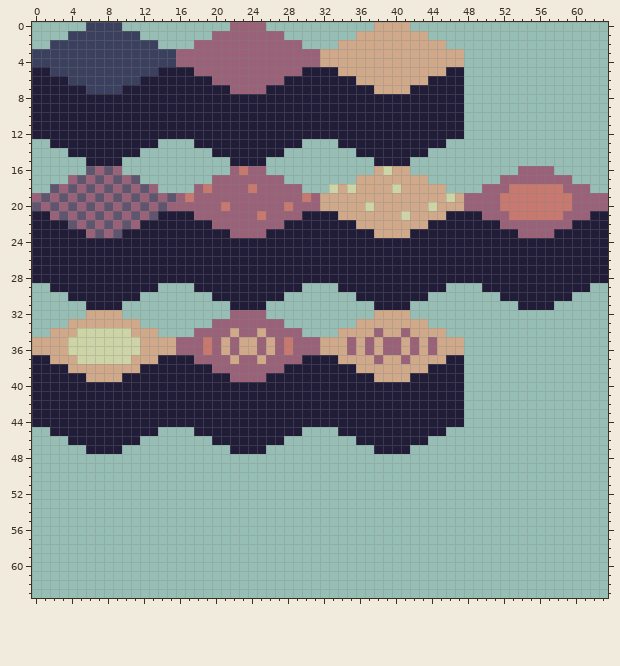
Two versions of one pixel-art file, sprites/grid_tiles.aseprite. The first picture shows the starting point.
64x64 pixels, 1 frame.
After:
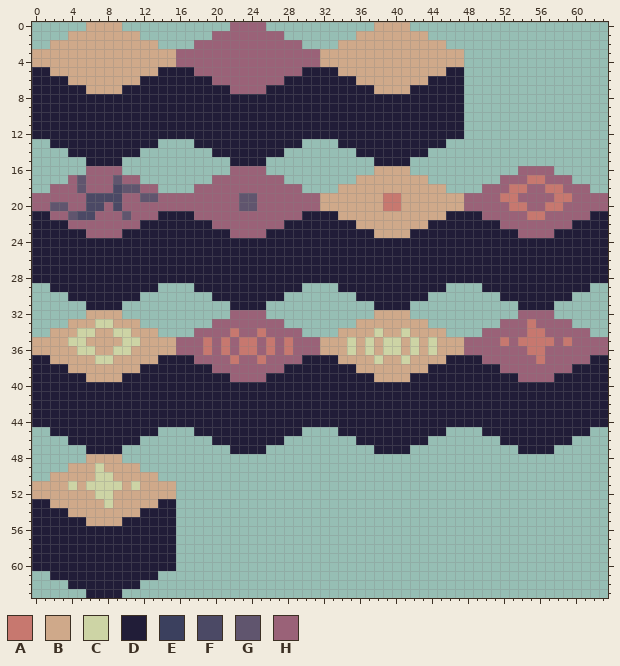
Palette (. is transparent): A #c7786f  B #cfa98a  C #cdd4a5  D #211d38  E #3b405e  F #4b4965  G #60556e  H #9a6278
The edit:
layer "Layer 5" added
layer "Layer 4" added
layer "Layer 2" added
layer "Layer 1" now hidden
layer "Layer 6" added
y 0: x 6..9 EEEE -> BBBB
y 1: x 4..11 EEEEEEEE -> BBBBBBBB
y 2: x 2..13 EEEEEEEEEEEE -> BBBBBBBBBBBB
y 3..4: x 0..15 EEEEEEEEEEEEEEEE -> BBBBBBBBBBBBBBBB
y 5: x 2..13 EEEEEEEEEEEE -> BBBBBBBBBBBB
y 6: x 4..11 EEEEEEEE -> BBBBBBBB
y 7: x 6..9 EEEE -> BBBB
y 16: x 6 G -> H; x 8 G -> H; x 23 A -> H; x 39 C -> B
y 17: x 7 G -> H; x 11 G -> H; x 55..56 HH -> AA
y 18: x 2 G -> H; x 4..6 GHG -> HGH; x 8..9 GH -> HF; x 11..12 HG -> GH; x 19 A -> H; x 24 A -> H; x 33 C -> .; x 35 C -> B; x 40 C -> B; x 55..56 AA -> HH
y 19: x 1 G -> H; x 3 G -> H; x 5..9 GHGHG -> HFFFF; x 11..12 GH -> HG; x 15 G -> H; x 17 A -> H; x 23..24 HH -> GG; x 30 A -> H; x 39..40 BB -> AA; x 46 C -> B; x 54..57 AAAA -> HHHH
y 20: x 0 G -> H; x 3..4 HG -> GH; x 6..10 GHGHG -> FFHFH; x 12 G -> H; x 14 G -> H; x 21 A -> H; x 23..24 HH -> GG; x 28 A -> H; x 37 C -> B; x 39..40 BB -> AA; x 44 C -> B; x 52 A -> H; x 55..56 AA -> HH; x 59 A -> H
y 21: x 3..7 GHGHG -> HGFFH; x 9..11 GHG -> HGH; x 13 G -> H; x 25 A -> H; x 41 C -> B; x 53..54 AA -> HH; x 57..58 AA -> HH
y 22: x 4 G -> H; x 6 G -> H; x 8 G -> H; x 10 G -> H
y 23: x 7 G -> H; x 9 G -> H
y 32: x 54..57 .... -> HHHH
y 33: x 7..8 BB -> CC; x 52..59 ........ -> HHHAHHHH
y 34: x 7..8 CC -> BB; x 22 B -> A; x 25 B -> A; x 38 H -> C; x 41 H -> C; x 50..61 ............ -> HHHHHAAHHHHH
y 35: x 6..9 CCCC -> BBBB; x 21 B -> A; x 23..24 BB -> AA; x 26 B -> A; x 35 H -> C; x 37 H -> C; x 39..40 HH -> CC; x 42 H -> C; x 44 H -> C; x 48..63 ................ -> HHHHAHAAAAHAHHHH
y 36: x 4 C -> B; x 7..8 CC -> BB; x 11 C -> B; x 21 B -> A; x 23..24 BB -> AA; x 26 B -> A; x 35 H -> C; x 37 H -> C; x 39..40 HH -> CC; x 42 H -> C; x 44 H -> C; x 48..63 ................ -> HHHHHHHAAHHHHHHH
y 37: x 5..6 CC -> BB; x 9..10 CC -> BB; x 22 B -> A; x 25 B -> A; x 38 H -> C; x 41 H -> C; x 48..63 ................ -> DDHHHHHHAHHHHHDD
y 38: x 48..63 ................ -> DDDDHHHHHHHHDDDD
y 39: x 48..63 ................ -> DDDDDDHHHHDDDDDD
y 40..44: x 48..63 ................ -> DDDDDDDDDDDDDDDD
y 45: x 50..61 ............ -> DDDDDDDDDDDD
y 46: x 52..59 ........ -> DDDDDDDD
y 47: x 54..57 .... -> DDDD
y 48: x 6..9 .... -> BBBB
y 49: x 4..11 ........ -> BBBCBBBB
y 50: x 2..13 ............ -> BBBBBCCBBBBB
y 51: x 0..15 ................ -> BBBBCBCCCCBCBBBB
y 52: x 0..15 ................ -> BBBBBBBCCBBBBBBB
y 53: x 0..15 ................ -> DDBBBBBBCBBBBBDD
y 54: x 0..15 ................ -> DDDDBBBBBBBBDDDD
y 55: x 0..15 ................ -> DDDDDDBBBBDDDDDD
y 56..60: x 0..15 ................ -> DDDDDDDDDDDDDDDD
y 61: x 2..13 ............ -> DDDDDDDDDDDD
y 62: x 4..11 ........ -> DDDDDDDD
y 63: x 6..9 .... -> DDDD
Boxes around the changes in both pictures, in picture pixels (x1, y1, x2, y2):
changed: (32, 22, 176, 94)
changed: (32, 166, 455, 238)
changed: (500, 175, 572, 220)
added: (464, 310, 608, 454)
changed: (68, 319, 140, 364)
changed: (221, 328, 275, 364)
changed: (347, 328, 437, 364)
added: (32, 454, 176, 598)
